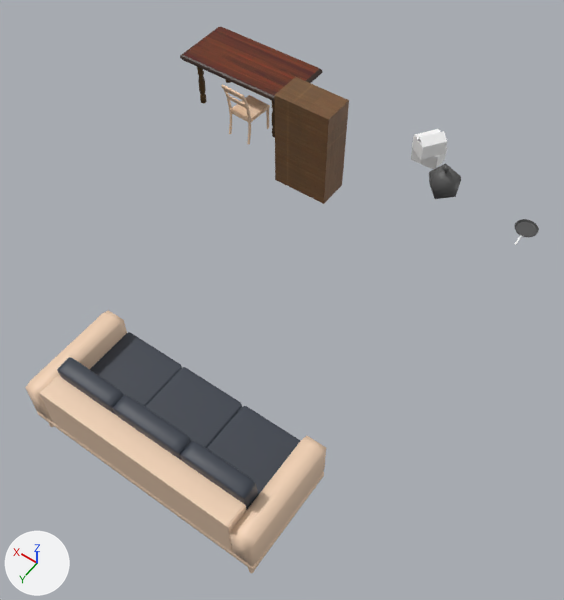
The FBX model Data/Model/Closet/closet.fbx: old version first, new version second.
Rendered twice from a camera (50 mm lens) standing at (-2.16, 5.15, 5.1) and looking at (0.13, 1.93, 0.04). The lights are fixed; the arrows at lower left show +X, +Y and +Z. Where no turn or scale is listed for an object, it has been applied to the vertices.
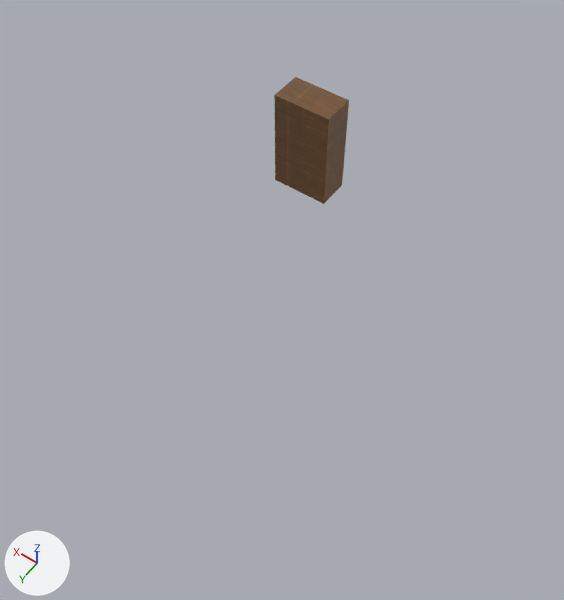
The newer file is also turned or shifted as a whole; pictures and numbers use the older file's frame.

What differs and where, as boxes [x1, y1, x2, y2] in the pictures (564 x 600 px):
'Cube.010', deleted
    before: [26, 310, 326, 573]
    faces in mat_lambert7 (picture img_images_jpg): [26, 310, 326, 573]
    faces in mat_lambert6 (dark blue #383f4a): [57, 332, 301, 510]
'polySurface8', deleted (brown)
    before: [180, 27, 323, 137]
    faces in mat_pasted__lambert4 (picture img_tenbanuv_png): [180, 27, 323, 102]
    faces in mat_pasted__lambert2 (brown #4f3500): [197, 67, 275, 137]
'pasted__pasted__pCube23', deleted (beige)
    before: [221, 84, 270, 145]
'BAG', deleted
    before: [429, 164, 461, 199]
'BOX2', deleted
    before: [412, 129, 447, 160]
'polySurface17', deleted
    before: [514, 219, 539, 245]
    faces in mat_lambert9 (dark grey #535353): [514, 219, 539, 237]
'BOX1', deleted
    before: [411, 146, 448, 170]

What the commit changed:
Object 'BOX1' (ob_box1) is deleted.
Object 'BAG' (ob_bag) is deleted.
Object 'BOX2' (ob_box2) is deleted.
Object 'polySurface8' (ob_polysurface8) is deleted.
Object 'pasted__pasted__pCube23' (ob_pasted__pasted__pcube23) is deleted.
Object 'polySurface17' (ob_polysurface17) is deleted.
Object 'Cube.010' (ob_cube_010) is deleted.
